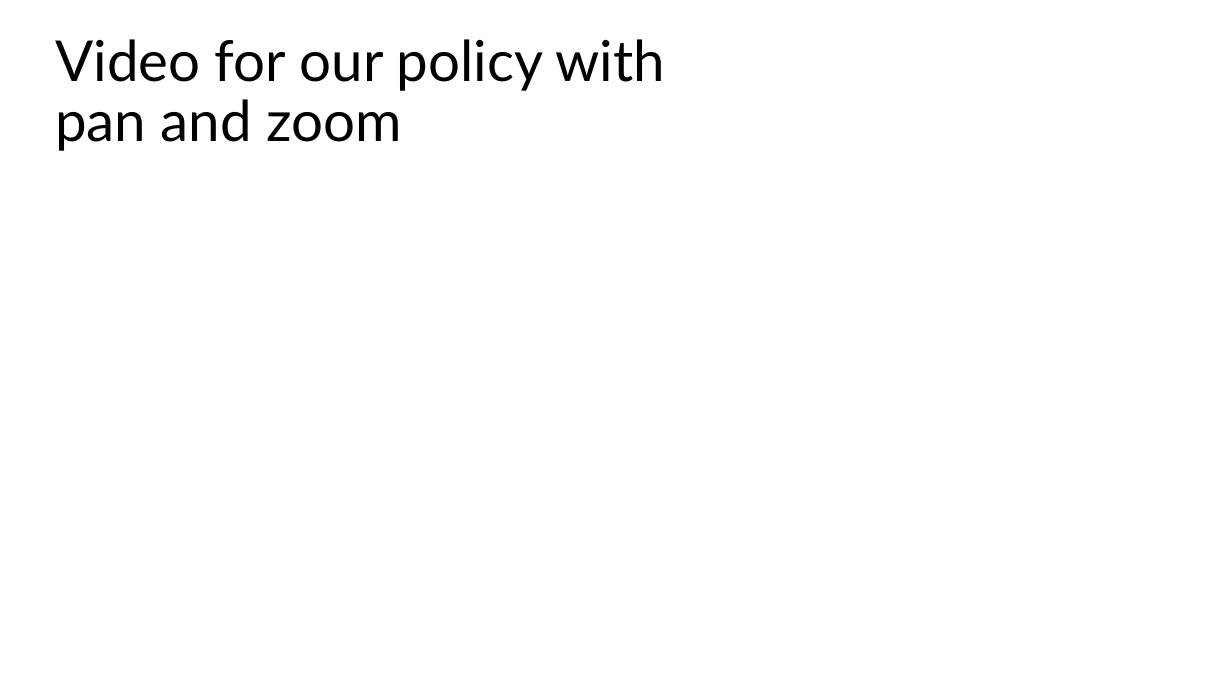
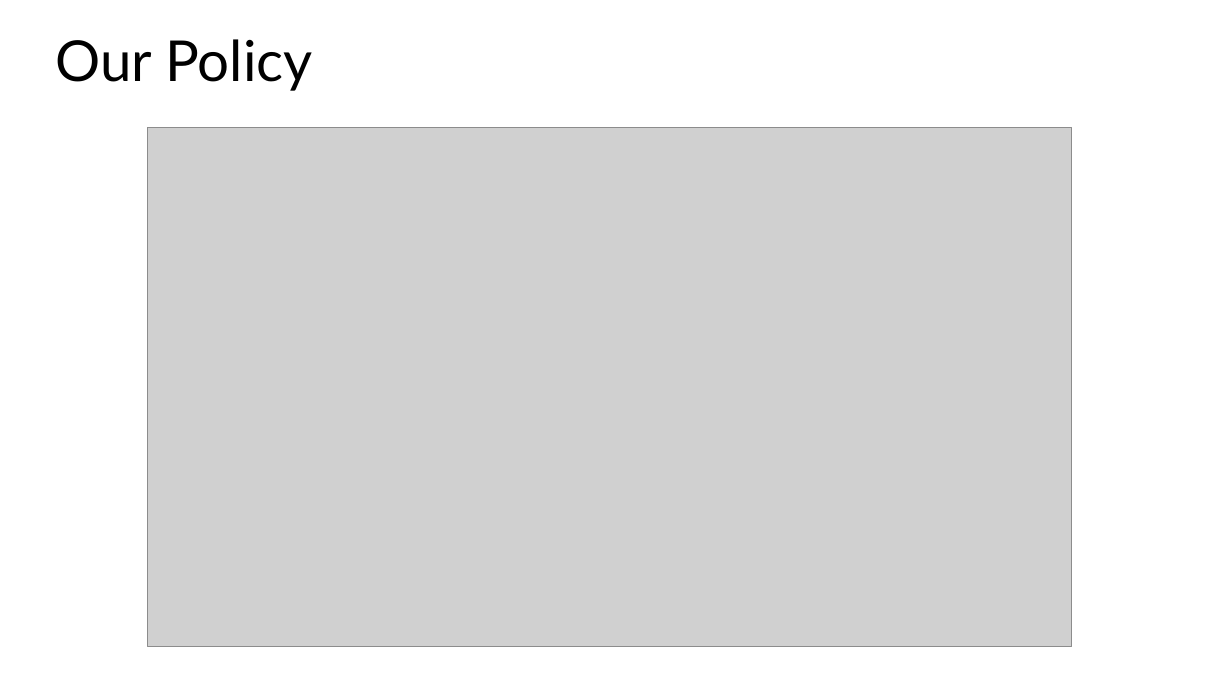
Before and after one commit to adfayed/aim_ros, a slide deck: slide 3 of Final Project Presentation.odp. Drawn at 1232x693 pixels with LibreOffice and Linux fonts; fonts in the diff are those of the drawing; grey boxes stand for pictures. Boxes give left, top, right and bottom in pixels: in the first picture for what was removed or moved away, otherwise in the second. Text is boxed around its words. In the diff, an @@ line names an element or a change of style, - is before the commit and + after.

Commit message:
all policies video added and pres updated

```diff
--- a/Final Project Presentation.odp
+++ b/Final Project Presentation.odp
@@ text at <box>55,39,312,91</box>: text changed @@
-Video for our policy with pan and zoom
+Our Policy
@@ picture added at <box>148,128,1072,647</box> @@
```
Also in this commit, not shown: 2 other slides changed, 5 other files.
